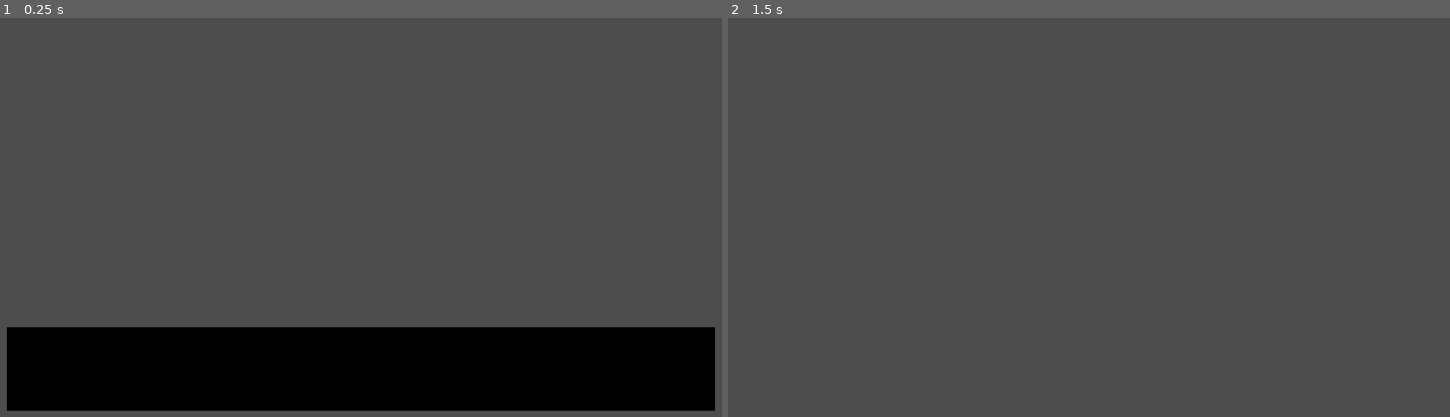
Above: before the commit, frames 1-2 (left to right).
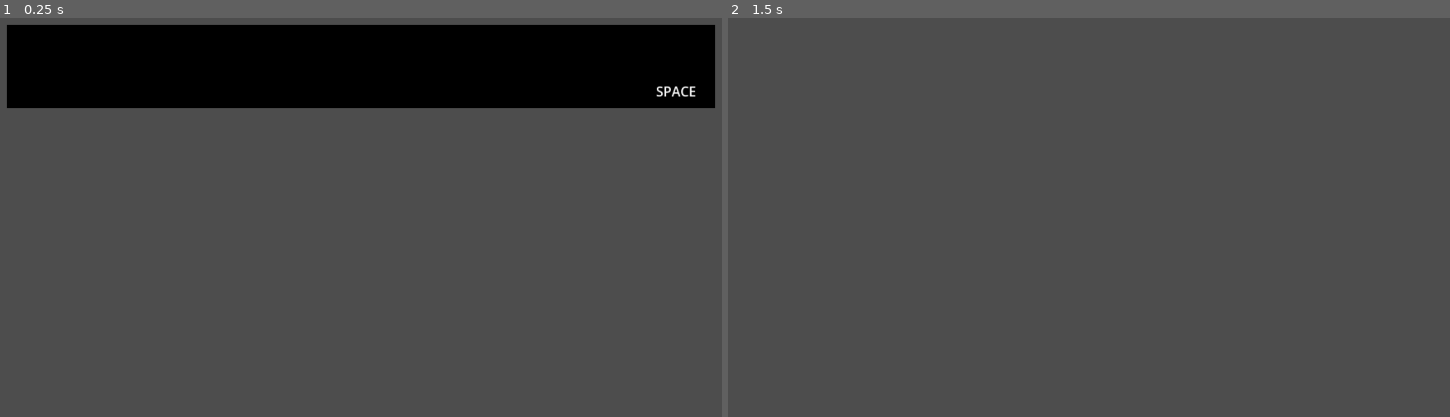
Above: after the commit, the same moments.

Repository: nakntums/Whimsy
Game: Godot game, scene res://scenes/generic_dialogue.tscn
The game is run twice, just before and just after one commit, with the same random seed, the same clock (stepped at 60 frames per second) and the same inputs. This scene is started directly instead of the project's main scene.
Inputs:
- Up to frame 1 (0.25 s): no input
- Up to frame 2 (1.5 s): tap Enter at 0.5 s; hold Space (interact) 0.53-1.28 s; hold Right (right) from 0.53 s (still down); tap Up (jump) at 0.77 s; tap E (attack_e) at 1.35 s

The runs differ from the first frame. In frame 1, 41% of the frame differs, in the area x 0-100%, y 1-99%; in frame 2, nothing differs.

Commit message:
fixed npc dialogue
1. black boxes delay gone
2. space to proceed

Diff:
--- a/scenes/generic_dialogue.tscn
+++ b/scenes/generic_dialogue.tscn
@@ -9,17 +9,14 @@
 script = ExtResource("1_f0ijx")
 
 [node name="Panel" type="Panel" parent="."]
-anchors_preset = 7
+anchors_preset = 5
 anchor_left = 0.5
-anchor_top = 1.0
 anchor_right = 0.5
-anchor_bottom = 1.0
 offset_left = -425.0
-offset_top = -110.0
+offset_top = 67.0
 offset_right = 425.0
-offset_bottom = -10.0
+offset_bottom = 167.0
 grow_horizontal = 2
-grow_vertical = 0
 theme_override_styles/panel = SubResource("StyleBoxFlat_x5san")
 
 [node name="Label" type="Label" parent="Panel"]
@@ -39,8 +36,8 @@
 vertical_alignment = 1
 autowrap_mode = 3
 
-[node name="Timer" type="Timer" parent="Panel"]
-wait_time = 0.05
+[node name="AdvanceTimer" type="Timer" parent="Panel"]
+wait_time = 5.0
 
 [node name="Portrait" type="TextureRect" parent="Panel"]
 layout_mode = 0
@@ -48,3 +45,11 @@
 offset_top = 4.0
 offset_right = 100.0
 offset_bottom = 96.0
+
+[node name="Label2" type="Label" parent="Panel"]
+layout_mode = 0
+offset_left = 779.0
+offset_top = 68.0
+offset_right = 819.0
+offset_bottom = 91.0
+text = "SPACE"
--- a/scripts/fairy_1.gd
+++ b/scripts/fairy_1.gd
@@ -7,6 +7,8 @@
 
 var player_in_range := false
 @onready var player = get_tree().get_first_node_in_group("player")
+
+var talked = false
 
 func _ready():
 	animated_sprite.play("idle")
@@ -19,6 +21,7 @@
 		hint_label.visible = false
 		_face_player()
 		emit_signal("dialogue_requested")
+		talked = true
 		# disables multiple interactions
 		set_process_input(false)
 
@@ -27,14 +30,14 @@
 		animated_sprite.flip_h = (player.global_position.x < global_position.x)
 
 func _on_body_entered(body: Node2D):
-	if body.is_in_group("player"):
+	if body.is_in_group("player") and !talked:
 		hint_label.visible = true
 		player_in_range = true
 		_face_player()
 		#print("Player entered fairy's interaction zone")
 
 func _on_body_exited(body: Node2D):
-	if body.is_in_group("player"):
+	if body.is_in_group("player") and !talked:
 		hint_label.visible = false
 		player_in_range = false
 		#print("Player left fairy's interaction zone")
--- a/scripts/game.gd
+++ b/scripts/game.gd
@@ -84,10 +84,3 @@
 # for debugging
 #func _on_typing_result(success: bool):
 	#print("Word %s" % ["completed successfully!" if success else "failed!"])
-
-# prevent memory leaks
-#func _exit_tree():
-	#if typing_challenge.challenge_started.is_connected(_on_challenge_started):
-		#typing_challenge.challenge_started.disconnect(_on_challenge_started)
-	#if typing_challenge.challenge_ended.is_connected(_on_challenge_ended):
-		#typing_challenge.challenge_ended.disconnect(_on_challenge_ended)
--- a/scripts/generic_dialogue.gd
+++ b/scripts/generic_dialogue.gd
@@ -5,12 +5,10 @@
 
 @onready var portrait: TextureRect = $Panel/Portrait
 @onready var label: Label = $Panel/Label
-@onready var timer: Timer = $Panel/Timer
+@onready var advance_timer: Timer = $Panel/AdvanceTimer
 
 var current_dialogue: Array
-var current_text := ""
-var char_index := 0
-var is_typing := false
+var auto_advance_seconds := 5.0
 
 func start_dialogue(json_path: String) -> void:
 	if not FileAccess.file_exists(json_path):
@@ -25,7 +23,6 @@
 		return
 
 	current_dialogue = json["conversation"]
-	set_process_input(true)  # Enable input processing
 	_show_next_line()
 
 func _show_next_line() -> void:
@@ -35,37 +32,25 @@
 
 	var line: Dictionary = current_dialogue.pop_front()
 
-	# Set portrait
+	# Set portrait if specified
 	if line.has("portrait") and ResourceLoader.exists(line["portrait"]):
 		portrait.texture = load(line["portrait"])
 
-	# Start typing effect immediately
-	current_text = line["text"]
-	label.text = ""
-	char_index = 0
-	is_typing = true
-	timer.wait_time = line.get("speed", 0.05)
-	timer.start()
+	# Display full text immediately
+	label.text = line["text"]
 
-func _on_timer_timeout() -> void:
-	if char_index < current_text.length():
-		label.text += current_text[char_index]
-		char_index += 1
-	else:
-		is_typing = false  # Mark line as complete
+	# Set up auto-advance if enabled
+	if auto_advance_seconds > 0:
+		advance_timer.start(auto_advance_seconds)
 
 func _end_dialogue() -> void:
-	set_process_input(false)  # Disable input processing
 	dialogue_finished.emit()
 	queue_free()
 
 func _input(event: InputEvent) -> void:
 	if event.is_action_pressed("interact"):
-		if is_typing:
-			# Skip typing animation if still typing
-			timer.stop()
-			label.text = current_text
-			is_typing = false
-		else:
-			# Only advance to next line when current line is complete
-			_show_next_line()
+		advance_timer.stop()  # Cancel any pending auto-advance
+		_show_next_line()
+
+func _on_advance_timer_timeout() -> void:
+	_show_next_line()
